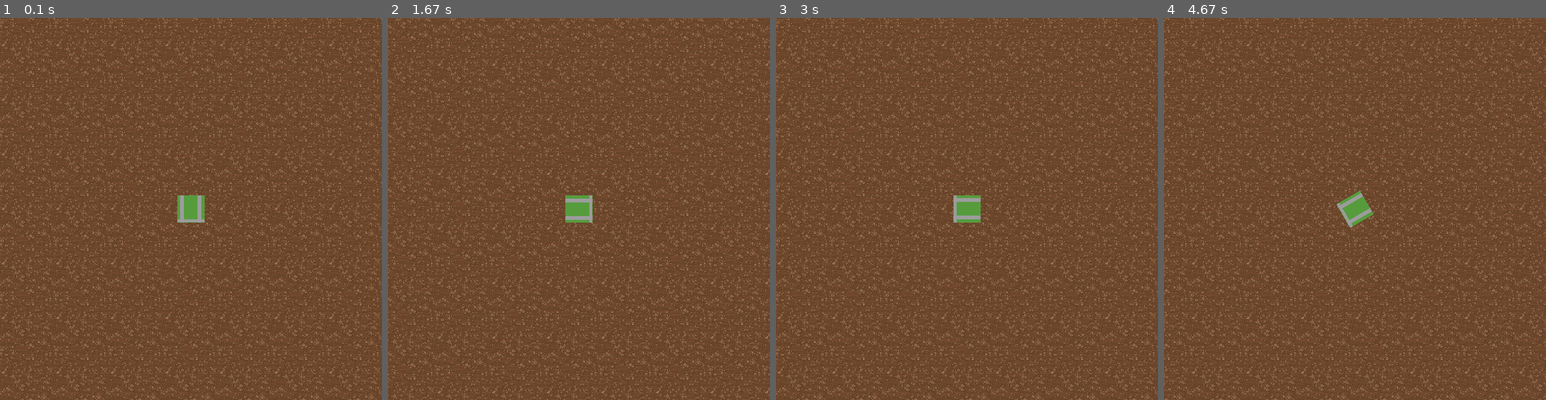
Above: before the commit, frames 1-4 (left to right).
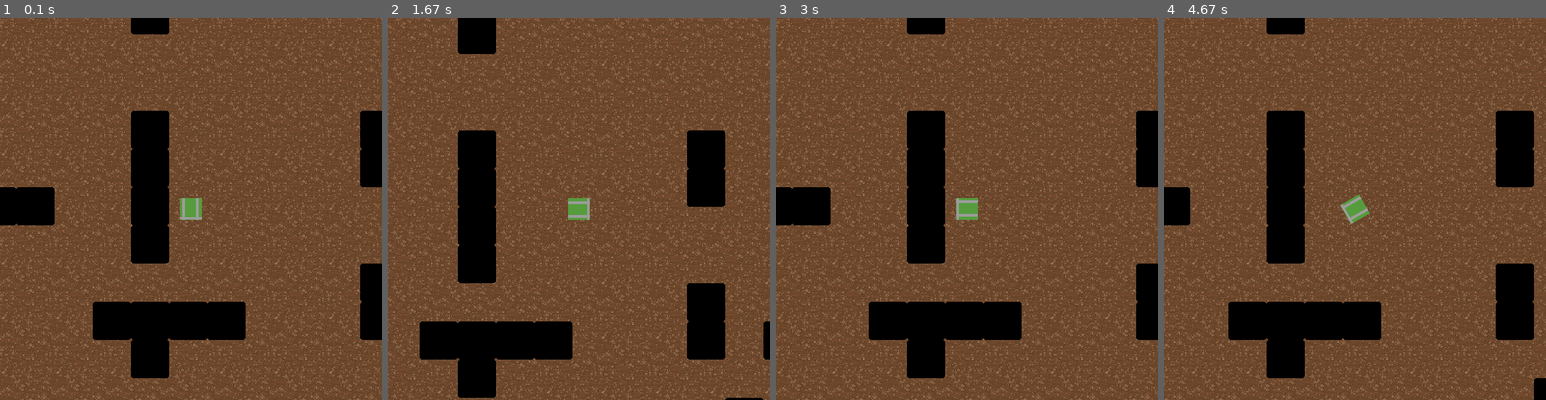
Above: after the commit, the same moments.

Repository: Camleaf/ICS3U
Game: pygame game, started from U3/main.py
Same seed, same stepped clock (60 frames per second), same inputs: the game is played once before the commit and once after it.
Inputs:
- Up to frame 1 (0.1 s): no input
- Up to frame 2 (1.67 s): hold Right 0.33-0.8 s; hold Up 0.83-1.13 s; hold Right 1.17-1.63 s
- Up to frame 3 (3 s): hold Left 1.67-2.2 s; hold Down 2.23-2.53 s; hold Left 2.57-2.97 s
- Up to frame 4 (4.67 s): hold Up 3-3.37 s; hold Right 3.4-4.03 s; hold Down 4.07-4.43 s; hold Left from 4.47 s (still down)

The runs differ from the first frame. In frame 1, 13% of the frame differs, in the area x 0-100%, y 0-95%; in frame 2, 14%; in frame 3, 13%; in frame 4, 15%, in the area x 0-100%, y 0-100%.

Commit message:
recursive wall builder. Renderer not finished neither is collision

Diff:
--- a/U3/main.py
+++ b/U3/main.py
@@ -9,20 +9,21 @@
 from utils.display.colours import *
 
 from utils.player.main import Player, Create_Container
+from utils.walls.main import Walls
 
 # variables
 DISPLAY_BASE = 700
 DISPLAY_HEIGHT = 700
-GAME_BASE = 1000
-GAME_HEIGHT = 1000
+GAME_BASE = 1200
+GAME_HEIGHT = 1200
 
 
 # classes
 screen = Screen(DISPLAY_BASE,DISPLAY_HEIGHT, GAME_BASE, GAME_HEIGHT)
 clock = pg.time.Clock()
 
-
-player = Player(PICKLE_GREEN,50,50,DISPLAY_BASE, DISPLAY_HEIGHT, GAME_BASE, GAME_HEIGHT)
+walls = Walls(GAME_BASE,GAME_HEIGHT, DISPLAY_BASE, DISPLAY_HEIGHT)
+player = Player(PICKLE_GREEN,40,40,DISPLAY_BASE, DISPLAY_HEIGHT, GAME_BASE, GAME_HEIGHT)
 player_container = Create_Container(player)
 
 
@@ -57,7 +58,7 @@
         if keys_pressed[pg.K_q]:
             time.sleep(10)
         player.move(x_vector,y_vector)
-    screen.render(player, player_container)
+    screen.render(player, player_container, walls)
 
     pg.display.flip()
     clock.tick(60)
--- a/U3/utils/display/main.py
+++ b/U3/utils/display/main.py
@@ -1,5 +1,6 @@
 import pygame as pg
 from ..player.main import Player
+from ..walls.main import Walls
 from .colours import *
 from .background import Background
 class Screen:
@@ -18,7 +19,7 @@
         """Fills the screen with RGB value COLOUR"""
         self.DISPLAY.fill(colour)
 
-    def render(self, player:Player, player_container):
+    def render(self, player:Player, player_container, walls:Walls):
         """Wrapper function to render all objects to the display. Requires the barrier, the walls group, the player container, and the enemies group as input"""
 
 
@@ -26,6 +27,7 @@
         # local render systems
         # reserved for objects which have their own render functions, such as barriers
         self.background.Render(self.DISPLAY, player.camera_x, player.camera_y)
+        walls.render(self.DISPLAY, player.camera_x, player.camera_y)
         #barrier.render(self.DISPLAY, player.camera_x, player.camera_y, self.DISPLAY_BASE, self.DISPLAY_HEIGHT)
 
 
--- a/U3/utils/walls/main.py
+++ b/U3/utils/walls/main.py
@@ -0,0 +1,78 @@
+import pygame as pg
+from ..display.colours import *
+import threading as th
+import random
+
+class Walls:
+
+    def __init__(self, GAME_BASE, GAME_HEIGHT, DISPLAY_BASE, DISPLAY_HEIGHT):
+        self.GAME_BASE = GAME_BASE
+        self.GAME_HEIGHT = GAME_HEIGHT
+        self.DISPLAY_BASE = DISPLAY_BASE
+        self.DISPLAY_HEIGHT = DISPLAY_HEIGHT
+        self.walls = []
+        self.create_walls()
+
+
+    def create_walls(self):
+        """
+        Using the recursive divison method
+         - Bisects the grid twice, one x axis line and one y axis, then puts a hole in each. For each smaller chamber repeat
+        """
+        self.walls = set()
+        self.bisect_walls((0,0,self.GAME_BASE//50, self.GAME_HEIGHT//50),2)
+
+        self.new_walls = [x for x in self.walls]
+        for i,[x,y] in enumerate(self.walls):
+            if [x,y] in [self.GAME_BASE//160, self.GAME_HEIGHT//160]:
+                self.new_walls.pop(i)
+                break
+        random.shuffle(self.new_walls)
+        self.walls = [x for i,x in enumerate(self.new_walls) if i%3 != 0]
+
+
+    def bisect_walls(self,chamber,level):
+        """Recursive wall creation function taking 'chamber' and 'level' as input
+        chamber --> (left,top,width, height) : tuple(int)
+             -- all coordinates are based off the game base and height divided by 80
+        level --> int
+             -- The number of recursions that the wall builder should take
+
+        """
+        if level == 0:
+            return
+        # walls are built (x,y)
+        left, top, width, height = chamber
+        if width <= 2 or height <= 2: return
+        col_line = random.randint(1, width-2)
+        row_line = random.randint(1, height-2)
+        col_hole = random.randint(1,height-2)
+        row_hole = random.randint(1, width-2)
+        for i in range(height):
+            if i == col_hole or i == col_hole + 1: continue
+            wall = (col_line+left,i+1+top)
+            self.walls.add(wall)
+
+        for i in range(width):
+            if i == row_hole or i == row_hole + 1: continue
+            wall = (i+1+left, row_line + top)
+            self.walls.add(wall)
+
+        # gets new chambers for recursive algorithm
+        new_chambers = (
+            (left,top,col_line-1,row_line-1),
+            (left,top+row_line+1,col_line-1,height-row_line),
+            (left+col_line+1,top,width-col_line, row_line-1),
+            (left+col_line+1,top+row_line+1,width-col_line,height-row_line)
+        )
+        for cham in new_chambers:
+            self.bisect_walls(cham,level-1)
+
+    def render(self,DISPLAY, camera_x, camera_y):
+
+        # Todo optimize the render system so that this can run on codehs
+        for wall in self.walls:
+            x,y = wall
+            x *= 70
+            y *= 70
+            pg.draw.rect(DISPLAY, BLACK, (x-camera_x+self.DISPLAY_BASE/2, y-camera_y+self.DISPLAY_HEIGHT/2, 70, 70),border_radius=5)
Not shown, changed: U3/sources.md
